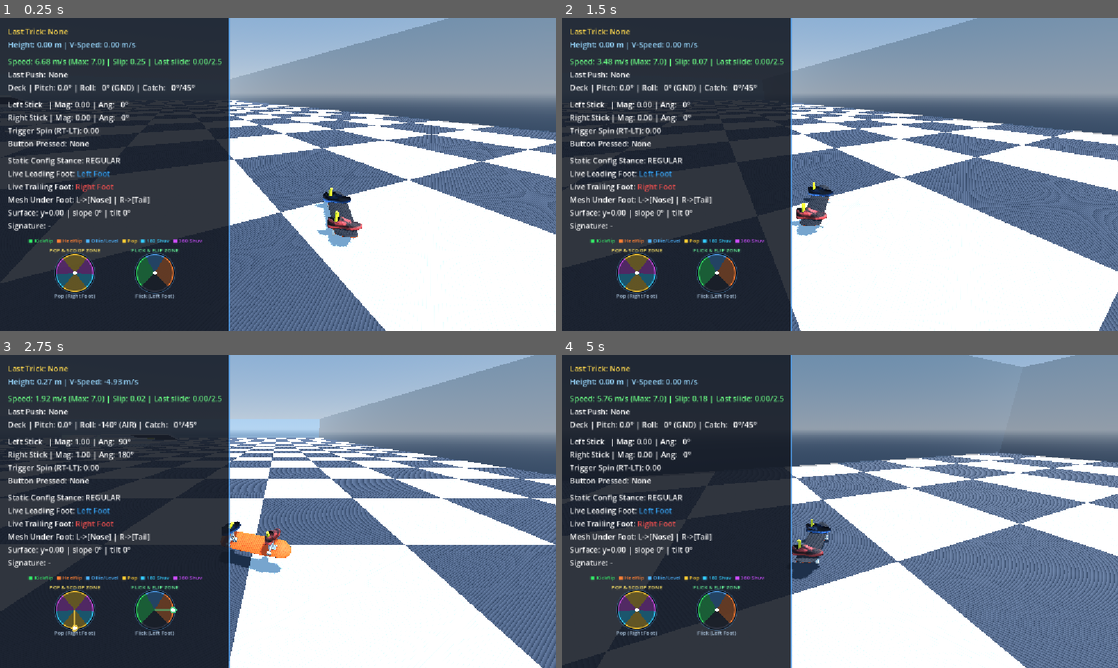
Above: before the commit, frames 1-4 (two rows, left to right).
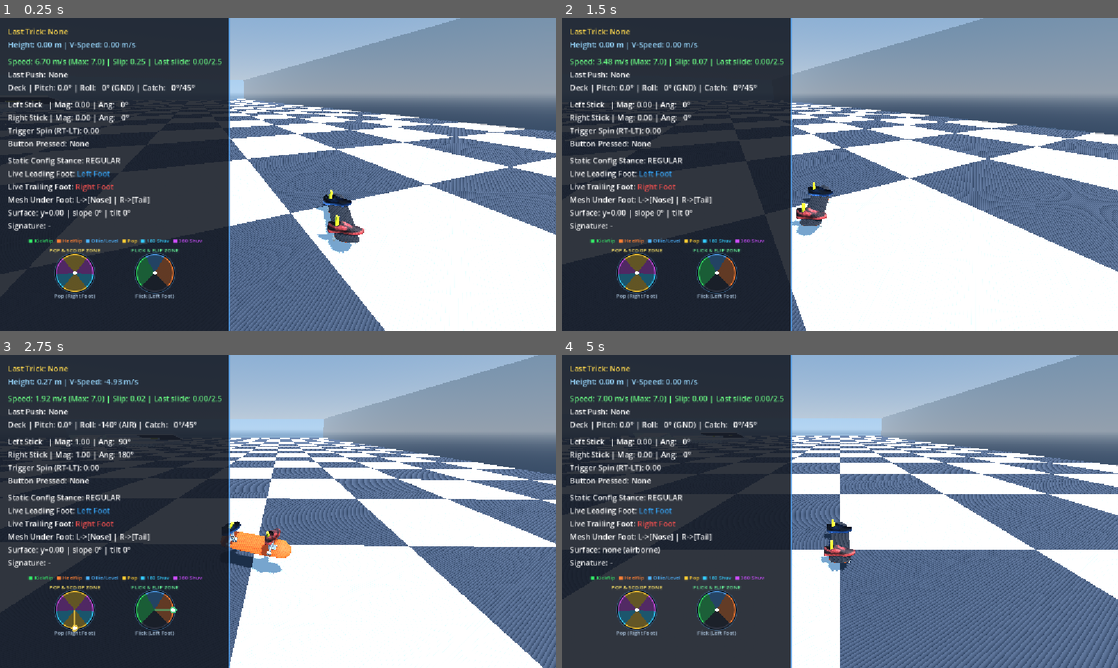
Above: after the commit, the same moments.

Repository: nklunder/skate-sim
Game: Godot game, scene res://tests/carve_and_push.tscn
Two runs of this game, one before a commit and one after it. Both use one fixed random seed, a clock stepped at 60 frames per second and the inputs below. This scene is started directly instead of the project's main scene.
Inputs (mouse positions are in pixels of both pictures, inside the frame that each line leads up to):
- Up to frame 1 (0.25 s): no input
- Up to frame 2 (1.5 s): tap Enter at 0.5 s; move the mouse to (962, 158) at 0.52 s; hold Right (ui_right) 0.53-1.25 s; hold L 0.53-1.25 s; click (962, 158) at 0.67 s; tap Space at 0.77 s; drag from (728, 190) to (812, 237) at 1.27 s
- Up to frame 3 (2.75 s): move the mouse to (333, 442) at 2.02 s; hold Right (ui_right) from 2.03 s (still down); hold K from 2.03 s (still down)
- Up to frame 4 (5 s): release Right (ui_right) at 2.75 s; release K at 2.75 s; drag from (812, 574) to (673, 464) at 2.77 s; move the mouse to (1006, 558) at 3.52 s; hold Left (ui_left) 3.53-4.25 s; hold Q 3.53-4.25 s; tap Space at 3.77 s; drag from (673, 464) to (756, 433) at 4.27 s

The runs differ from the first frame. In frame 1, 10% of the frame differs, in the area x 0-100%, y 0-100%; in frame 2, 6.1%; in frame 3, 6.6%; in frame 4, 32%, in the area x 6-100%, y 0-100%.

Commit message:
give grounded steering the inertia the air already had
Deferred out of 07a so that change had exactly one cause. Ground steering reached
full rate on the frame the trigger moved, while airborne body spin has always
eased in at RiderBody.spin_response - making it the one rotation in the sim with
no inertia at all, which is what reads as the board being weightless underfoot.
steer_response = 20.0 matches the air deliberately.

It eases BOTH ways, and that turned out to be half the value: letting go of a
carve now unwinds it over about 12 frames rather than stopping the turn dead.

The regime latch is only re-evaluated while the rider is actually leaning. Left
as it was - cleared the moment lean drops - a carve released at 7 m/s would
finish its wind-down through the KICKTURN branch, anchoring an axle and
translating the rig. Nothing read _is_carve_latched during that window before,
because the one other consumer also requires lean > 0.05.

Airborne the rate is dropped rather than eased: steering is the trucks working
against the pavement, so with nothing in contact there is no momentum to carry.

The radius probe needed a settle window. Sampling R = v/omega from frame 0 now
averages the ramp into the steady state, which reads high and measures
steer_response as much as the radius - 3.00 went to 3.18 m before the skip.
Twenty frames is well past a three-frame time constant.

Two cases pin the feature, because one cannot: instant steering scores a 1.00
first-frame ratio AND zero wind-down, so wind-up and wind-down need separate
assertions. Falsified - with the lerp removed they report 1.00 and 1 frame.

curb_flip_repro, foot_rig and pop_gesture are byte-identical. ground_physics
moved one line (carve 120 -> 116 deg, speed kept 5.78 -> 5.79). carve_and_push
turn amounts drop a few degrees throughout, which is the ramp-in.

Also clears CLEANUP #9 and #10, which are 07a and 07b, and logs the whole 07
sequence in CHANGELOG_LEDGER.md as that file's own instructions require.

Co-Authored-By: Claude Opus 5 <noreply@anthropic.com>

Diff:
--- a/scripts/player/SkaterController.gd
+++ b/scripts/player/SkaterController.gd
@@ -52,9 +52,22 @@
 ## 3.0 rad/s is the rate the old shared `turn_speed` produced, kept exactly so the kickturn branch -
 ## and the trailing-axle anchoring that only it exercises - is unchanged by the carve work.
 @export var kickturn_rate: float = 3.0
+## How fast the grounded turn rate chases the rate the rider's lean is asking for, per second.
+##
+## Matches RiderBody.spin_response deliberately: airborne body spin has always eased in at 20.0, and
+## the ground snapping instantly was the asymmetry. Higher is twitchier and approaches the old
+## instant behaviour; lower makes the board feel heavier to set on edge and slower to release.
+##
+## This is also the RESPONSE half of truck tightness - tight bushings are sluggish and stable, loose
+## ones twitchy - so when hardware customisation lands (06) one tightness number should drive this
+## and carve_radius_m together rather than them becoming independent sliders.
+@export var steer_response: float = 20.0
 var manual_timer: float = 0.0
 var is_grounded: bool = true
 var _is_carve_latched: bool = false
+## Live grounded turn rate, eased toward the rate the lean is asking for. See the lerp in
+## _apply_steering() for why the ground needs this and the air already had it.
+var _steer_rate: float = 0.0
 
 @export_category("Deck Catch Physics")
 ## Shoe-rubber-on-griptape friction coefficient. A rider can stamp an off-axis deck flat while its
@@ -988,27 +1001,36 @@
 
 ## Step 4. Steering and stationary rotation via trigger lean (RT - LT), on pavement only.
 func _apply_steering(delta: float) -> void:
-	if not is_grounded or abs(rider.lean) <= 0.05:
+	# Airborne the ground rate is DROPPED rather than eased out. Steering is the trucks working
+	# against the pavement, so with nothing in contact there is no momentum to carry - unlike a lean
+	# released while still rolling, which does ease out below.
+	if not is_grounded:
 		_is_carve_latched = false
+		_steer_rate = 0.0
 		return
 
 	var speed: float = Vector3(velocity.x, 0.0, velocity.z).length()
-	# Latch continuous carving if initiated above kickturn threshold, remaining in carve mode down to near-stall (< 0.05 m/s)
-	if speed >= kickturn_max_speed:
-		_is_carve_latched = true
-	elif speed < 0.05:
-		_is_carve_latched = false
+	var leaning: bool = absf(rider.lean) > 0.05
+	# Latch continuous carving if initiated above kickturn threshold, remaining in carve mode down to
+	# near-stall (< 0.05 m/s). Only re-evaluated while the rider is actually leaning: once they let
+	# go, the regime must stay put until the rate has decayed out, or a carve released at speed would
+	# finish its wind-down through the KICKTURN branch and translate the rig.
+	if leaning:
+		if speed >= kickturn_max_speed:
+			_is_carve_latched = true
+		elif speed < 0.05:
+			_is_carve_latched = false
 
 	# How hard the rider is leaning, times however much of their weight is actually available to lean
 	# WITH - see _lean_authority(), which is where pop loading, pushing, manuals and later grinds all
 	# register their cost. Damps STEERING only, never the push impulse: gating a gameplay term on a
 	# body state is fine, gating it on an ANIMATION is not.
-	var effective_lean: float = rider.lean * _lean_authority()
-	var turn_rate: float
+	var effective_lean: float = rider.lean * _lean_authority() if leaning else 0.0
+	var target_rate: float
 
 	if not _is_carve_latched:
 		# Muscle, not wheels - see kickturn_rate. Stays a flat rate where carving cannot.
-		turn_rate = effective_lean * kickturn_rate
+		target_rate = effective_lean * kickturn_rate
 		# Stationary Kickturn: anchor the rotation on the axle that is ON THE GROUND, so the back
 		# tyres stay locked to the pavement while the nose swings round.
 		#
@@ -1016,12 +1038,6 @@
 		# frame, so it has to be carried across - which is the whole reason pivot_z_to_rig() exists.
 		# Deriving the axle without it anchored the LEADING truck in switch, and since a kickturn
 		# lifts the leading trucks, that made the airborne one the pivot (BUG_ARCHIVE #6).
-		var axle_local_pos := Vector3(0.0, -(ride_height - wheel_radius),
-			pivot_z_to_rig(trailing_axle_z()))
-		var axle_world_before: Vector3 = to_global(axle_local_pos)
-		rotate_y(-turn_rate * delta)
-		var axle_world_after: Vector3 = to_global(axle_local_pos)
-		global_position += (axle_world_before - axle_world_after)
 	else:
 		# Carving: lean sets a turn RADIUS, and omega = v / R follows. Lean scales CURVATURE rather
 		# than radius, because lean maps to a truck STEER ANGLE and curvature is what is linear in
@@ -1036,8 +1052,33 @@
 		# board reverses its steering when rolled backwards, but that is a separate change with its
 		# own sign consequences (_travel_axis_sign, the landing residual) and is not part of 07a.
 		var radius: float = rider.board_config.carve_radius_m if is_instance_valid(rider.board_config) else 3.0
-		turn_rate = speed * effective_lean / maxf(radius, 0.01)
-		rotate_y(-turn_rate * delta)
+		target_rate = speed * effective_lean / maxf(radius, 0.01)
+
+	# THE LERP. Bushings are rubber and the rider is a mass: neither the deck nor the body arrives at
+	# a new lean angle in one frame. Airborne body spin has always eased in at RiderBody.spin_response,
+	# so a ground steer that snapped to full rate instantly was the one rotation in the sim with no
+	# inertia at all, and that asymmetry is what reads as the board being weightless underfoot.
+	#
+	# Eases BOTH ways, which is half the point: letting go of a carve unwinds it over a few frames
+	# rather than stopping the turn dead.
+	_steer_rate = lerpf(_steer_rate, target_rate, minf(steer_response * delta, 1.0))
+	if absf(_steer_rate) < 0.001:
+		_steer_rate = 0.0
+		if not leaning:
+			_is_carve_latched = false
+		return
+
+	if not _is_carve_latched:
+		# Anchored on the axle that is ON THE GROUND, so the back tyres stay locked to the pavement
+		# while the nose swings round.
+		var axle_local_pos := Vector3(0.0, -(ride_height - wheel_radius),
+			pivot_z_to_rig(trailing_axle_z()))
+		var axle_world_before: Vector3 = to_global(axle_local_pos)
+		rotate_y(-_steer_rate * delta)
+		var axle_world_after: Vector3 = to_global(axle_local_pos)
+		global_position += (axle_world_before - axle_world_after)
+	else:
+		rotate_y(-_steer_rate * delta)
 
 ## Step 5. The pop: vertical impulse, kicktail pitch, and the deck rotation targets for the trick.
 func _execute_pop() -> void:
--- a/tests/carve_and_push.gd
+++ b/tests/carve_and_push.gd
@@ -68,6 +68,21 @@
 var _radius_samples: int = 0
 var _rate_sum: float = 0.0
 const _RADIUS_MIN_SPEED: float = 1.0
+## Frames skipped before radius sampling starts, so the STEER-RATE RAMP is not averaged into the
+## steady state. Grounded steering now eases toward the rate the lean asks for at steer_response,
+## and during that ramp omega is below target, so R = v/omega reads high - measuring the response
+## time rather than the radius. At 20.0 the time constant is 3 frames; 20 is well past settled.
+const _RADIUS_SETTLE_FRAMES: int = 20
+
+## STEER INERTIA. Per-frame heading steps, for the ramp assertion. Grounded steering used to reach
+## full rate on the frame the trigger moved - the only rotation in the sim with no inertia, since
+## airborne body spin always eased in at RiderBody.spin_response. Asserted as a RATIO of the first
+## step to the peak, so it survives retuning steer_response or the radius.
+var _first_turn_step: float = 0.0
+var _max_turn_step: float = 0.0
+## Frames after the lean is released on which the board was STILL turning. Easing out is half the
+## feature: letting go of a carve should unwind it, not stop the turn dead. Zero without the lerp.
+var _turning_after_release: int = 0
 
 # speed: initial roll along the board's own -Z.
 # lean: trigger deflection held for the whole run.
@@ -96,6 +111,13 @@
 	# is 360 deg in ~2.7 s rather than the ~2.1 s the flat 172 deg/s gave - so 120 frames no longer
 	# completes a lap, and asserting that it does would be asserting the OLD model. The bound stays a
 	# coarse "the carve is not being killed" guard; the radius cases above are what pin the physics.
+	# STEER INERTIA, both directions. The wind-up case reuses a plain carve; the wind-down releases the
+	# trigger at frame 40 and counts how long the board keeps turning. Instant steering scores 1.00
+	# and 0 frames respectively, so one case could not tell the two halves apart - hence both.
+	{"label": "steer eases in @7", "speed": 7.0, "lean": 1.0, "run": 60,
+		"max_first_turn_frac": 0.6, "max_off_axis": 5.0},
+	{"label": "steer eases out @7", "speed": 7.0, "lean": 1.0, "run": 90, "release_at": 40,
+		"min_turning_after_release": 3, "max_off_axis": 5.0},
 	{"label": "carve @7, no push", "speed": 7.0, "lean": 1.0, "run": 120,
 		"turned_min": 190.0, "max_off_axis": 5.0},
 	{"label": "carve @7 + push every 12f", "speed": 7.0, "lean": 1.0, "run": 120, "push_every": 12,
@@ -190,6 +212,9 @@
 	_radius_sum = 0.0
 	_radius_samples = 0
 	_rate_sum = 0.0
+	_first_turn_step = 0.0
+	_max_turn_step = 0.0
+	_turning_after_release = 0
 
 func _physics_process(delta: float) -> void:
 	if _reported or _skater == null:
@@ -222,8 +247,10 @@
 			return
 	_frame += 1
 
-	# Rewritten every tick: _poll_inputs() zeroes lean with no device attached.
-	_skater.rider.lean = float(c["lean"])
+	# Rewritten every tick: _poll_inputs() zeroes lean with no device attached. A release case drops it
+	# to zero partway through, to exercise the wind-down rather than the wind-up.
+	var released: bool = c.has("release_at") and _frame > int(c["release_at"])
+	_skater.rider.lean = 0.0 if released else float(c["lean"])
 	if c.has("manual_hold"):
 		# Trailing stick held down: the balance input that puts the deck up on one truck.
 		# The poller must be silenced or TrickState never sees it - it is a CHILD of RiderInput and
@@ -241,10 +268,20 @@
 	_turned += swept
 	_prev_heading = heading
 
+	var step: float = absf(swept)
+	if not released:
+		if _first_turn_step <= 0.0 and step > 0.0001:
+			_first_turn_step = step
+		_max_turn_step = maxf(_max_turn_step, step)
+	elif step > 0.02:
+		# Still turning after the trigger came home. Threshold is per FRAME, so 0.02 deg is a board
+		# that has genuinely not stopped rather than float noise.
+		_turning_after_release += 1
+
 	# R = v / omega, per frame. Constant radius across a decaying speed is the whole claim.
 	var planar_speed: float = Vector3(_skater.velocity.x, 0.0, _skater.velocity.z).length()
 	var rate: float = absf(swept) / delta
-	if planar_speed >= _RADIUS_MIN_SPEED and rate > 0.01 and _skater.is_grounded:
+	if _frame > _RADIUS_SETTLE_FRAMES and planar_speed >= _RADIUS_MIN_SPEED and rate > 0.01 and _skater.is_grounded:
 		_radius_sum += planar_speed / deg_to_rad(rate)
 		_rate_sum += rate
 		_radius_samples += 1
@@ -304,10 +341,25 @@
 	var detail: String = "turned %5.1f deg | offAxis %4.1f (settled %4.1f) | peak %4.2f m/s | posJump %.4f m | paced %d/%d" % [
 		turned, _max_off_axis, _settled_off_axis, _max_speed, _max_pos_jump, _realigning_frames, _frame]
 
+	# STEER INERTIA (07a's deferred half). Bushings are rubber and the rider is a mass, so neither
+	# arrives at a new lean angle in one frame. Without the lerp the first frame IS the peak.
+	if c.has("max_first_turn_frac") and _max_turn_step > 0.0:
+		var ramp: float = _first_turn_step / _max_turn_step
+		detail += " | steerRamp %.2f" % ramp
+		if ramp > float(c["max_first_turn_frac"]):
+			problems.append("first steering frame was %.2f of peak rate (limit %.2f) - the board snaps to full lean" % [
+				ramp, float(c["max_first_turn_frac"])])
+	# ...and it must ease out too, or letting go of a carve stops the turn dead.
+	if c.has("min_turning_after_release"):
+		detail += " | turnedAfterRelease %d f" % _turning_after_release
+		if _turning_after_release < int(c["min_turning_after_release"]):
+			problems.append("board stopped turning %d frames after the lean was released (expected at least %d) - no wind-down" % [
+				_turning_after_release, int(c["min_turning_after_release"])])
+
 	# The carve model itself: lean sets the radius, speed sets the rate.
 	if c.has("radius_m"):
 		detail += " | R %.2f m @ %5.1f deg/s" % [mean_radius, mean_rate]
-		if _radius_samples < int(c["run"]) / 2:
+		if _radius_samples < (int(c["run"]) - _RADIUS_SETTLE_FRAMES) / 2:
 			problems.append("only %d radius samples in %d frames - the carve never sustained" % [
 				_radius_samples, _frame])
 		elif absf(mean_radius - float(c["radius_m"])) > float(c.get("radius_tol", 0.25)):
Not shown, changed: AGENTS.md
Not shown, changed: docs/CHANGELOG_LEDGER.md
Not shown, changed: docs/CLEANUP.md
Not shown, changed: docs/features/07a_CARVE_CURVATURE.md
